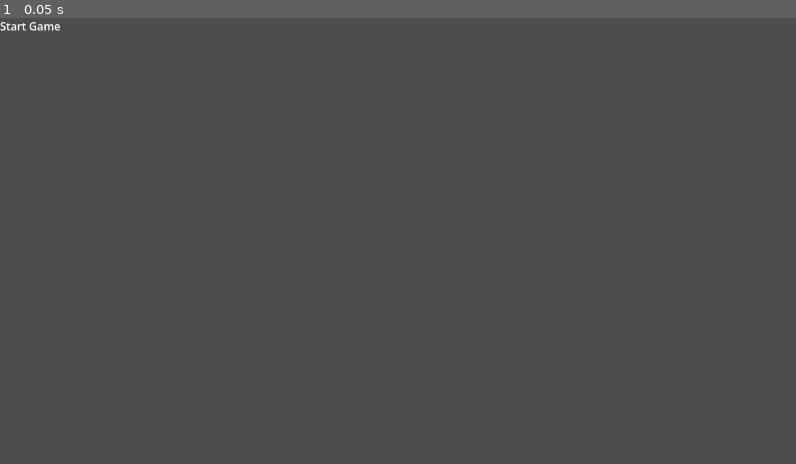
Above: before the commit, frame 1.
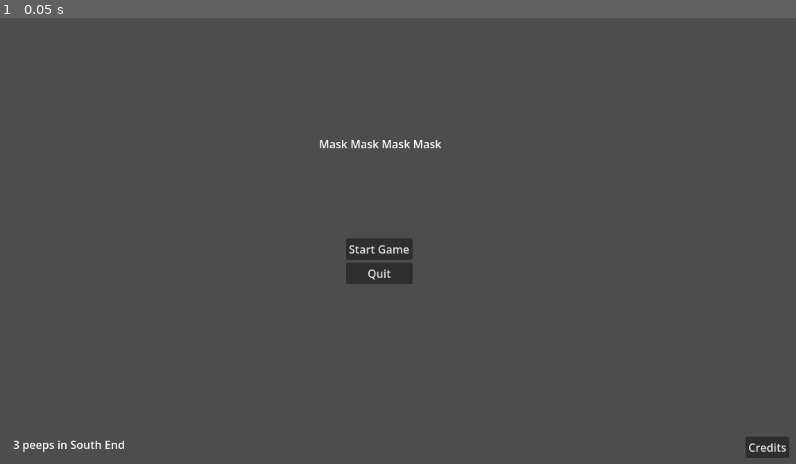
Above: after the commit, the same moment.

Repository: Ryan-Amaral/masks-game
Game: Godot game, scene res://screens/title.tscn
Same seed, same stepped clock (60 frames per second), same inputs: the game is played once before the commit and once after it.
Inputs:
- Up to frame 1 (0.05 s): no input

The runs differ from the first frame. In frame 1, 1.3% of the frame differs, in the area x 0-100%, y 0-99%.

Commit message:
added some things to title screen

Diff:
--- a/screens/title.tscn
+++ b/screens/title.tscn
@@ -1,6 +1,6 @@
 [gd_scene format=3 uid="uid://bqv8agg1ujxag"]
 
-[node name="Title Scene" type="Control" unique_id=221465065]
+[node name="Title Screen" type="Control" unique_id=221465065]
 layout_mode = 3
 anchors_preset = 15
 anchor_right = 1.0
@@ -8,11 +8,46 @@
 grow_horizontal = 2
 grow_vertical = 2
 
-[node name="RichTextLabel" type="RichTextLabel" parent="." unique_id=828258787]
+[node name="CenterContainer" type="CenterContainer" parent="." unique_id=378915342]
 layout_mode = 0
-offset_right = 40.0
-offset_bottom = 40.0
+offset_left = 499.0
+offset_top = 318.0
+offset_right = 595.0
+offset_bottom = 384.0
+pivot_offset_ratio = Vector2(0.5, 0.5)
+
+[node name="VBoxContainer" type="VBoxContainer" parent="CenterContainer" unique_id=1833345057]
+layout_mode = 2
+alignment = 1
+
+[node name="Start" type="Button" parent="CenterContainer/VBoxContainer" unique_id=1169162669]
+layout_mode = 2
 text = "Start Game"
-fit_content = true
-autowrap_mode = 0
-horizontal_alignment = 1
+
+[node name="Quit" type="Button" parent="CenterContainer/VBoxContainer" unique_id=1706509964]
+layout_mode = 2
+text = "Quit"
+
+[node name="Title" type="Label" parent="." unique_id=1605739483]
+layout_mode = 0
+offset_left = 460.0
+offset_top = 170.0
+offset_right = 637.0
+offset_bottom = 193.0
+text = "Mask Mask Mask Mask"
+
+[node name="Devs" type="Label" parent="." unique_id=35788236]
+layout_mode = 0
+offset_left = 19.0
+offset_top = 604.0
+offset_right = 180.0
+offset_bottom = 627.0
+text = "3 peeps in South End"
+
+[node name="Button" type="Button" parent="." unique_id=7129541]
+layout_mode = 0
+offset_left = 1075.0
+offset_top = 604.0
+offset_right = 1138.0
+offset_bottom = 635.0
+text = "Credits"
